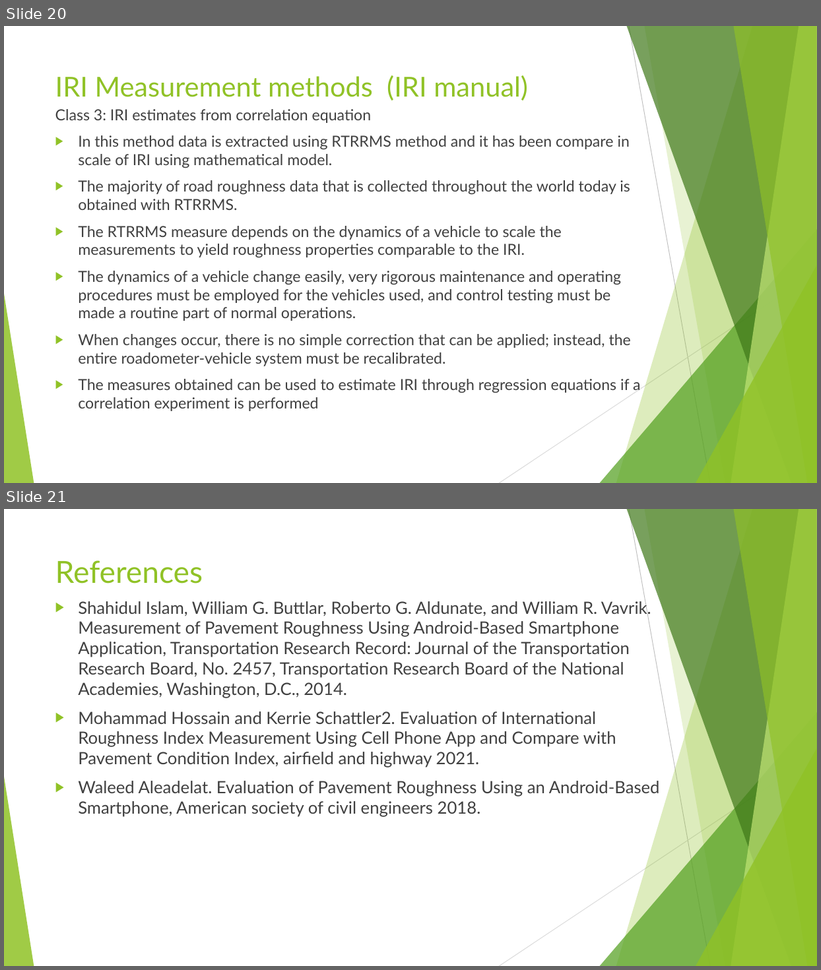
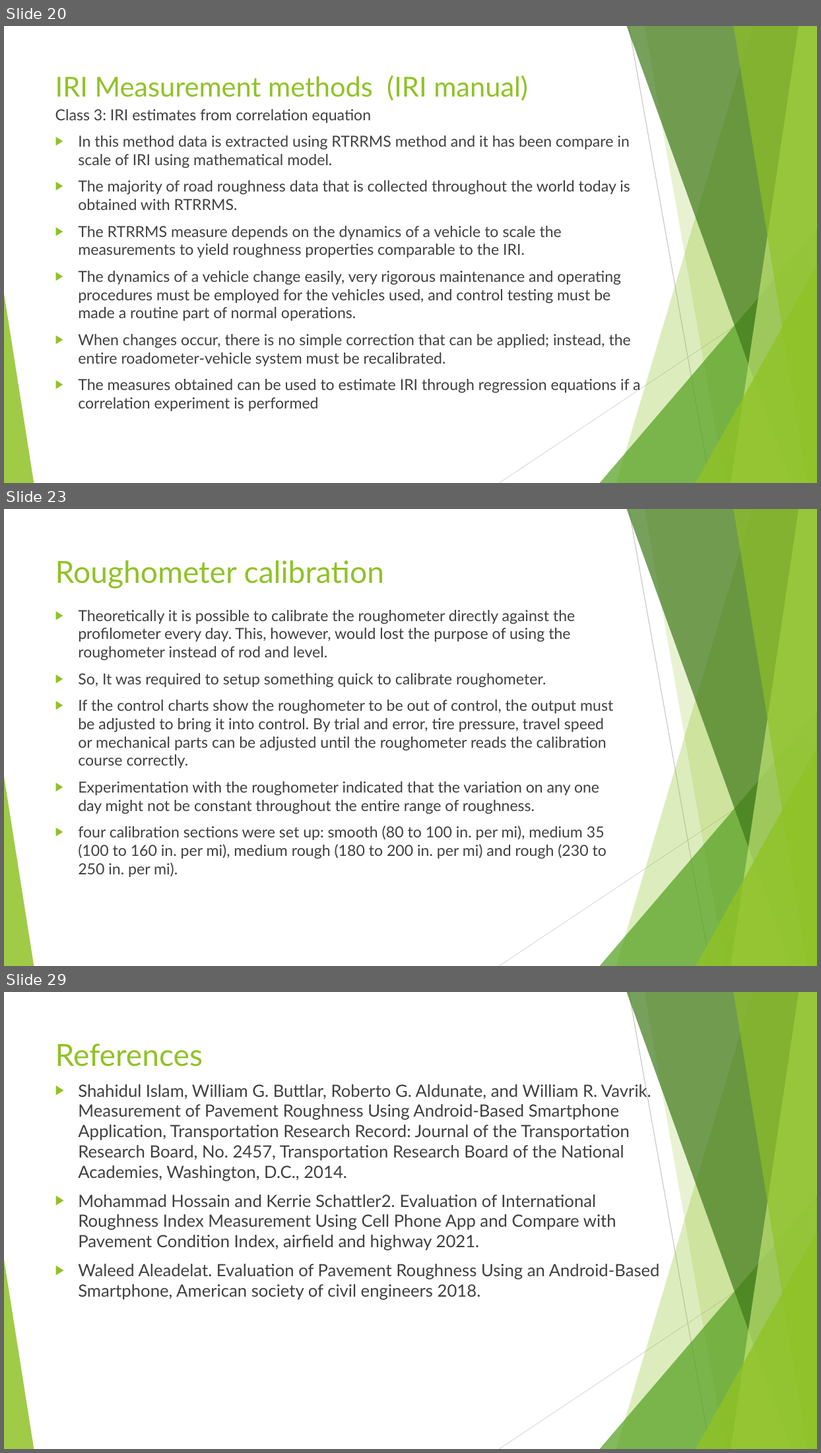
Before and after one commit to pranavbaradkar/IRI_determination, a slide deck: Report/Roughness measurement using smartphone application_01.pptx. Shown one above the other, each under a label of ours: slides 20 and 21 before the commit, slides 20, 23 and 29 after it; the slides between them are not shown. The pictures are 821x970 and 821x1453 pixels, drawn with LibreOffice and Linux fonts; fonts in the diff are those of the drawing. Boxes give left, top, right and bottom in pixels: in the first picture for what was removed or moved away, otherwise in the second. Text is boxed around its words. In the diff, an @@ line names an element or a change of style, - is before the commit and + after.

```diff
--- a/Report/Roughness measurement using smartphone application_01.pptx
+++ b/Report/Roughness measurement using smartphone application_01.pptx
@@ slide 23 added at [4, 509, 817, 966], background #FFFFFF; not listed: 10 template elements that a slide beside it also shows @@
@@ title added at [55, 560, 384, 589], 36 pt, text #90C226 @@
+Roughometer calibration
@@ text added at [78, 610, 613, 877], 18 pt, text #404040 @@
+▶ Theoretically it is possible to calibrate the roughometer directly against the profilometer every day. This, however, would lost the purpose of using the roughometer instead of rod and level.
+▶ So, It was required to setup something quick to calibrate roughometer.
+▶ If the control charts show the roughometer to be out of control, the output must be adjusted to bring it into control. By trial and error, tire pressure, travel speed or mechanical parts can be adjusted until the roughometer reads the calibration course correctly.
+▶ Experimentation with the roughometer indicated that the variation on any one day might not be constant throughout the entire range of roughness.
+▶ four calibration sections were set up: smooth (80 to 100 in. per mi), medium 35 (100 to 160 in. per mi), medium rough (180 to 200 in. per mi) and rough (230 to 250 in. per mi).
@@ what was slide 21 is now slide 29 @@
```
Also in this commit, not shown: 7 other slides added, 15 other files.
